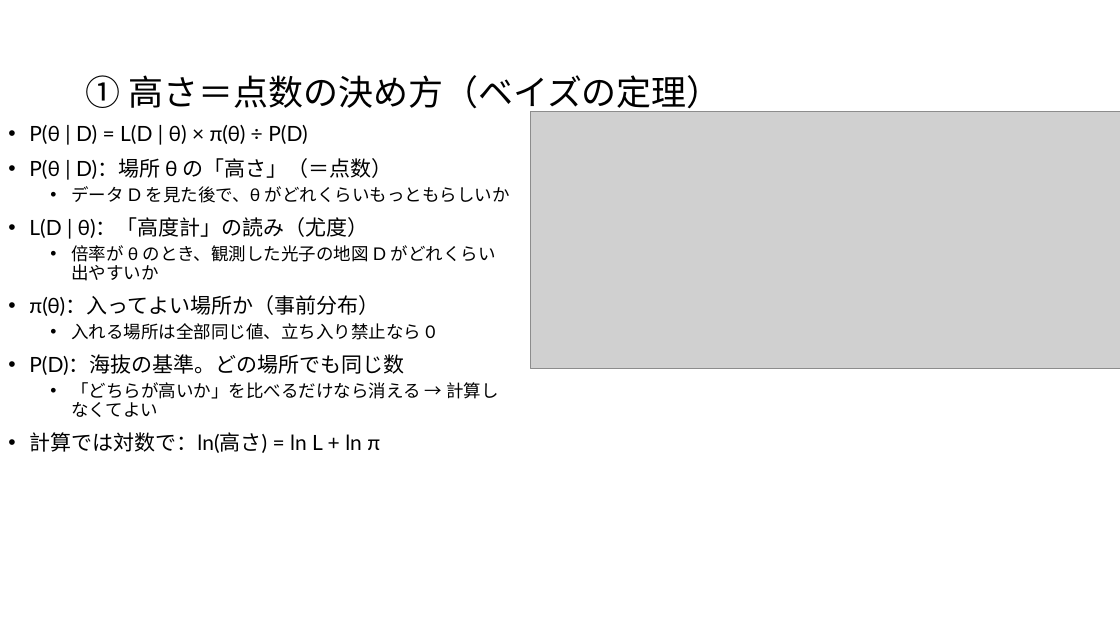
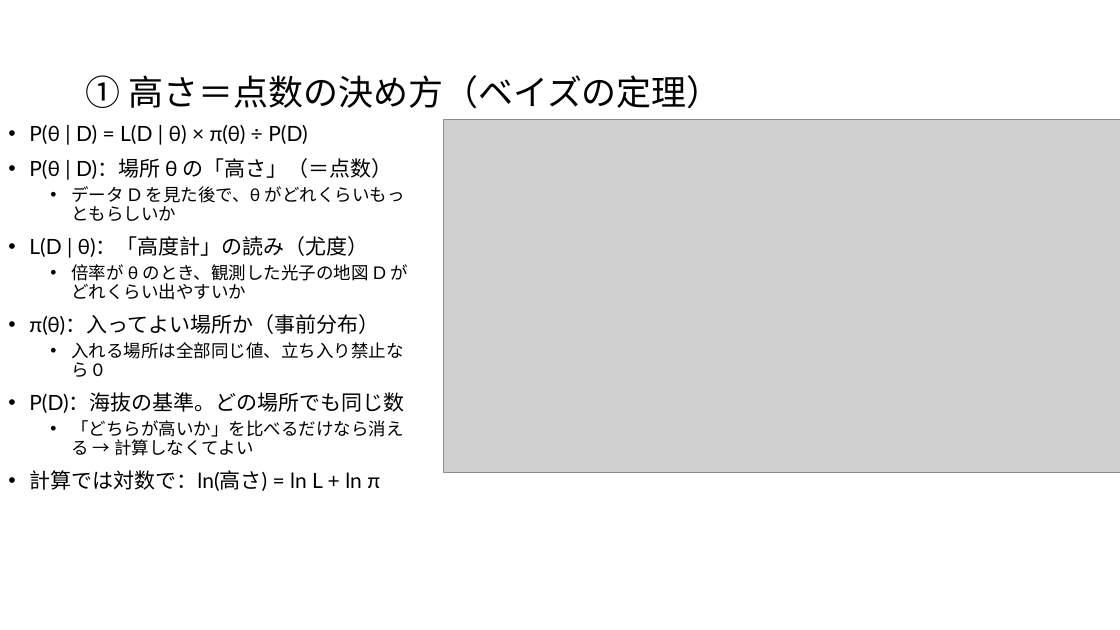
Before and after one commit to Mikann20041029/darkmatter-slides, a slide deck: slide 12 of slides/2026-10-03_研究進捗報告_claude.pptx. Drawn at 1120x630 pixels with LibreOffice and Linux fonts; fonts in the diff are those of the drawing; grey boxes stand for pictures. Boxes give left, top, right and bottom in pixels: in the first picture for what was removed or moved away, otherwise in the second. Text is boxed around its words. In the diff, an @@ line names an element or a change of style, - is before the commit and + after.

Commit message:
slides: 本人の編集版を更新 (10-03 13:17)

```diff
--- a/slides/2026-10-03_研究進捗報告_claude.pptx
+++ b/slides/2026-10-03_研究進捗報告_claude.pptx
@@ text "P(θ | D) = L(D ..." rewrapped from (29,125,510,453) to (29,125,408,491) @@
@@ picture: place and size @@
-picture at (531,111,1120,368)
+picture at (444,119,1120,473)
```
